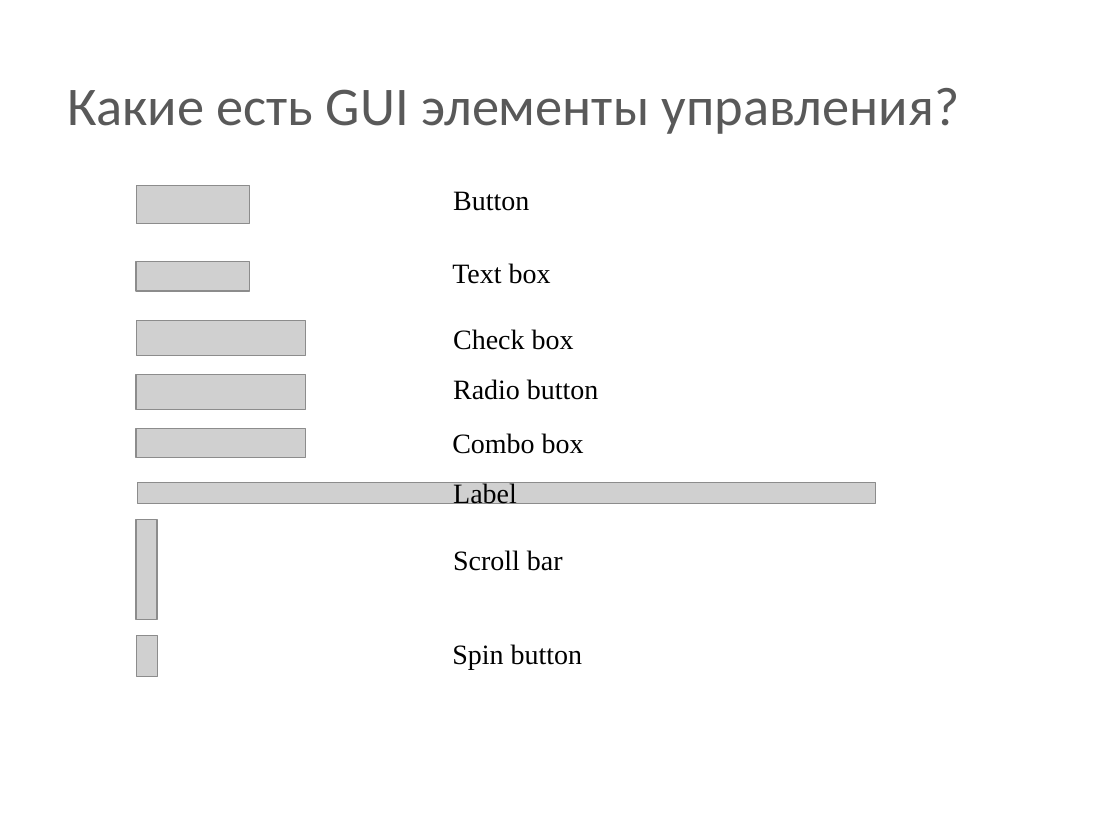
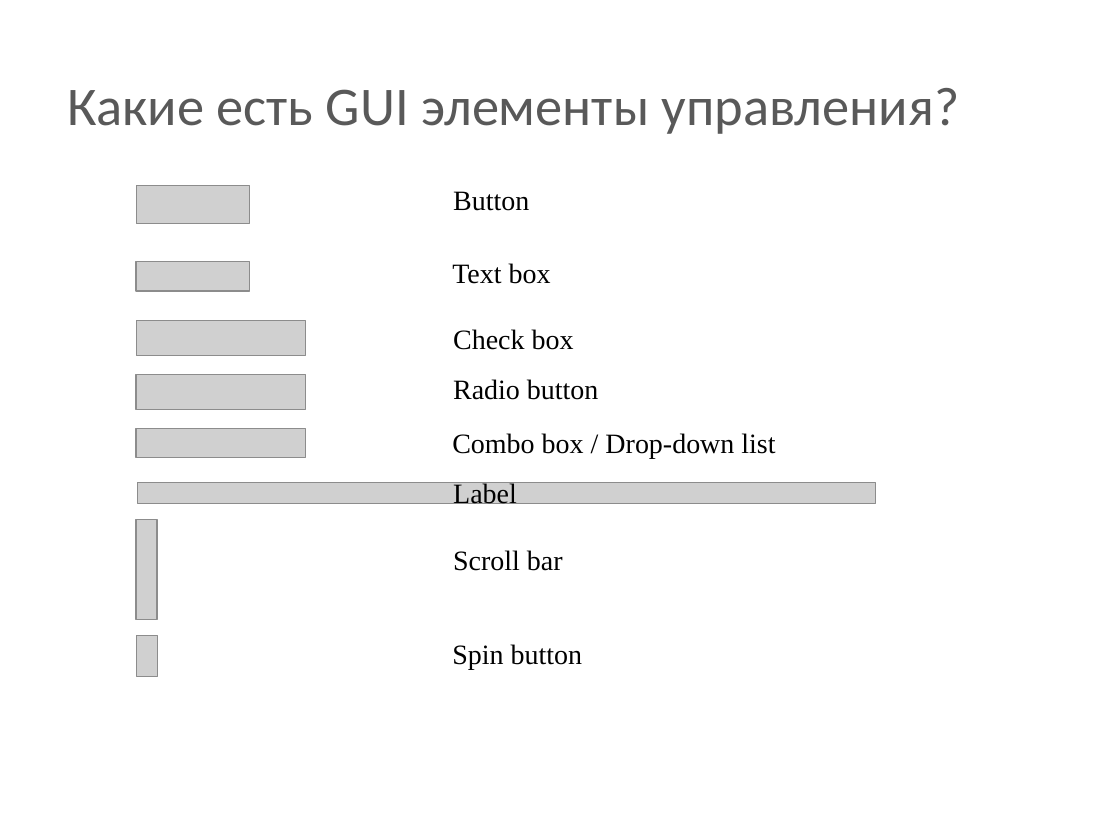
Before and after one commit to BigRacer/swtesting, a slide deck: slide 13 of 1.Introduction_part2/Introduction.pptx (slide 11 before the commit). Drawn at 1120x840 pixels with LibreOffice and Linux fonts; fonts in the diff are those of the drawing; grey boxes stand for pictures; background and template pictures are left out. Boxes give left, top, right and bottom in pixels: in the first picture for what was removed or moved away, otherwise in the second. Text is boxed around its words. In the diff, an @@ line names an element or a change of style, - is before the commit and + after.

```diff
--- a/1.Introduction_part2/Introduction.pptx
+++ b/1.Introduction_part2/Introduction.pptx
@@ text at (452,433,775,459): text changed @@
-Combo box
+Combo box / Drop-down list
```
Also in this commit, not shown: 7 other slides changed, 5 slides added, 2 other files.
